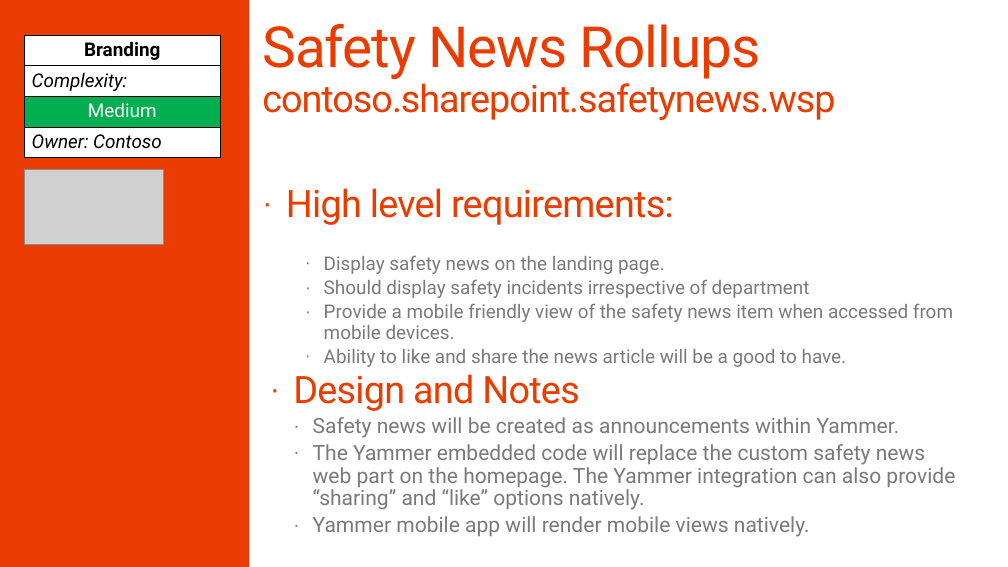
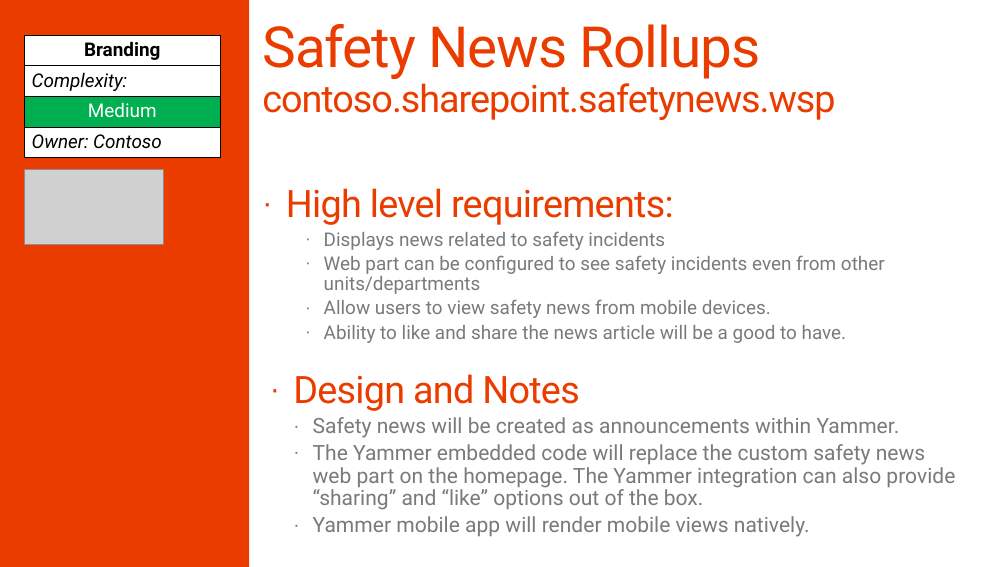
Before and after one commit to SharePoint/PnP-Guidance, a slide deck: slide 16 of PnP Transformation Process/Samples/PnP Transformation - Solution Design Report - Contoso.pptx (slide 10 before the commit). Drawn at 1008x567 pixels with LibreOffice and Linux fonts; fonts in the diff are those of the drawing; grey boxes stand for pictures; background and template pictures are left out. Boxes give left, top, right and bottom in pixels: in the first picture for what was removed or moved away, otherwise in the second. Text is boxed around its words. In the diff, an @@ line names an element or a change of style, - is before the commit and + after.

```diff
--- a/PnP Transformation Process/Samples/PnP Transformation - Solution Design Report - Contoso.pptx
+++ b/PnP Transformation Process/Samples/PnP Transformation - Solution Design Report - Contoso.pptx
@@ text at <box>324,231,885,318</box>: text changed @@
-    · Display safety news on the landing page.
-    · Should display safety incidents irrespective of department
-    · Provide a mobile friendly view of the safety news item when accessed from mobile devices.
+    · Displays news related to safety incidents
+    · Web part can be configured to see safety incidents even from other units/departments
+    · Allow users to view safety news from mobile devices.
@@ text at <box>313,444,955,510</box>: text changed @@
-  · The Yammer embedded code will replace the custom safety news web part on the homepage. The Yammer integration can also provide “sharing” and “like” options natively.
+  · The Yammer embedded code will replace the custom safety news web part on the homepage. The Yammer integration can also provide “sharing” and “like” options out of the box.
```
Also in this commit, not shown: 7 other slides changed, 3 other files.
